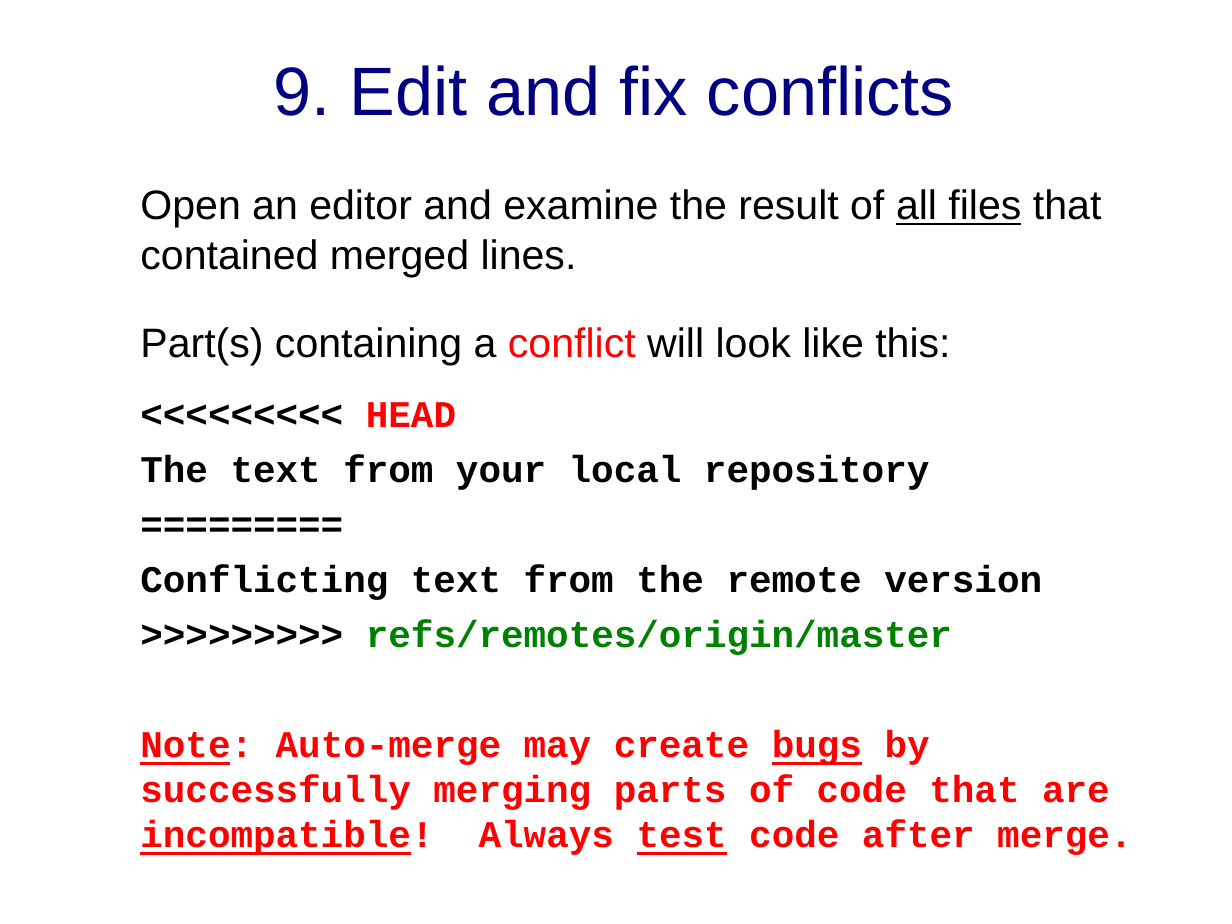
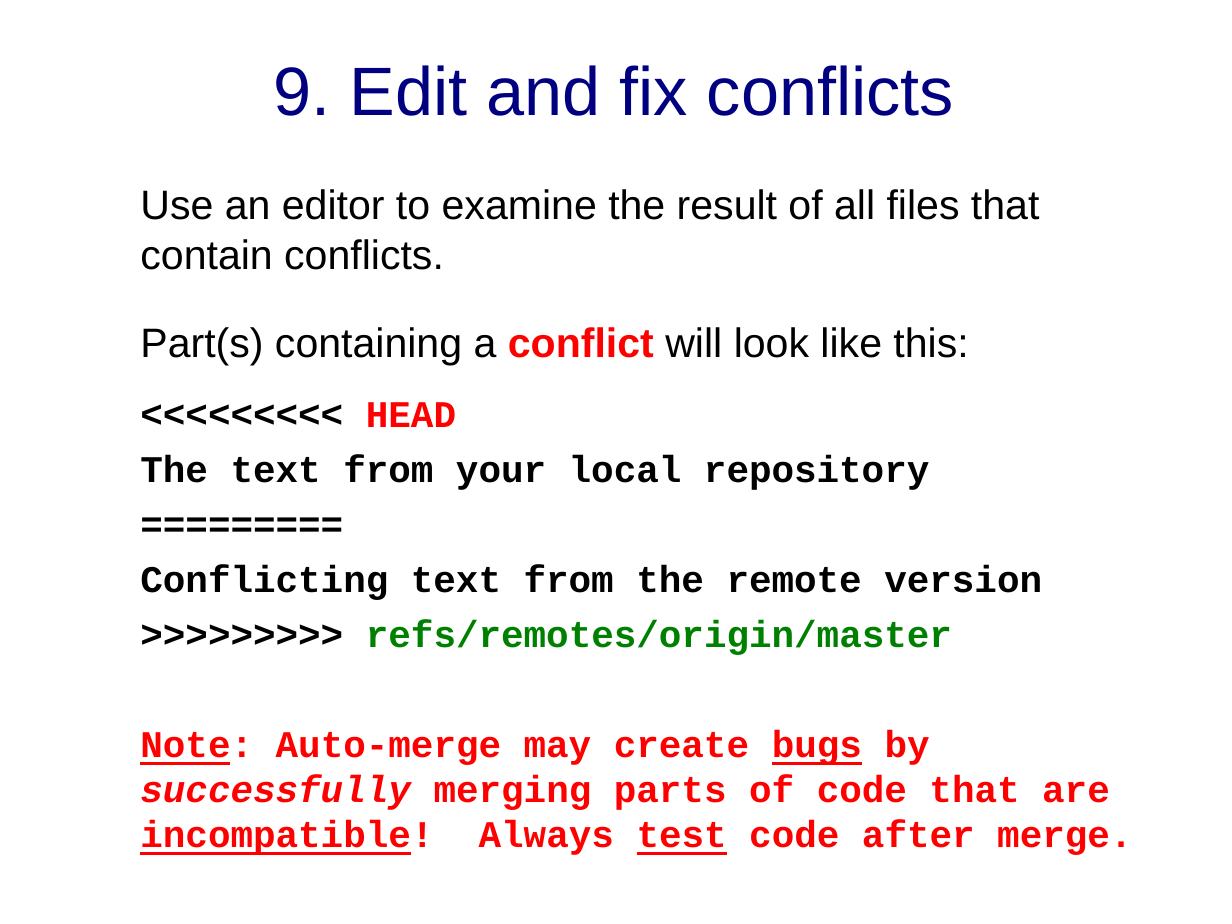
Before and after one commit to cpske/ISP, a slide deck: slide 17 of git/Merge-and-Conflict-Practice.ppt (slide 14 before the commit). Drawn at 1232x924 pixels with LibreOffice and Linux fonts; fonts in the diff are those of the drawing. Boxes give left, top, right and bottom in pixels: in the first picture for what was removed or moved away, otherwise in the second. Text is boxed around its words. In the diff, an @@ line names an element or a change of style, - is before the commit and + after.

Commit message:
add some slides on conflict resolution

```diff
--- a/git/Merge-and-Conflict-Practice.ppt
+++ b/git/Merge-and-Conflict-Practice.ppt
@@ text at (140, 189, 1039, 270): text changed @@
-Open an editor and examine the result of all files that contained merged lines.
+Use an editor to examine the result of all files that contain conflicts.
@@ text at (140, 327, 1132, 855): bold on in "conflict"; italic on in "successfully" @@
```
Also in this commit, not shown: 6 other slides changed, 3 slides added, 4 other files.
